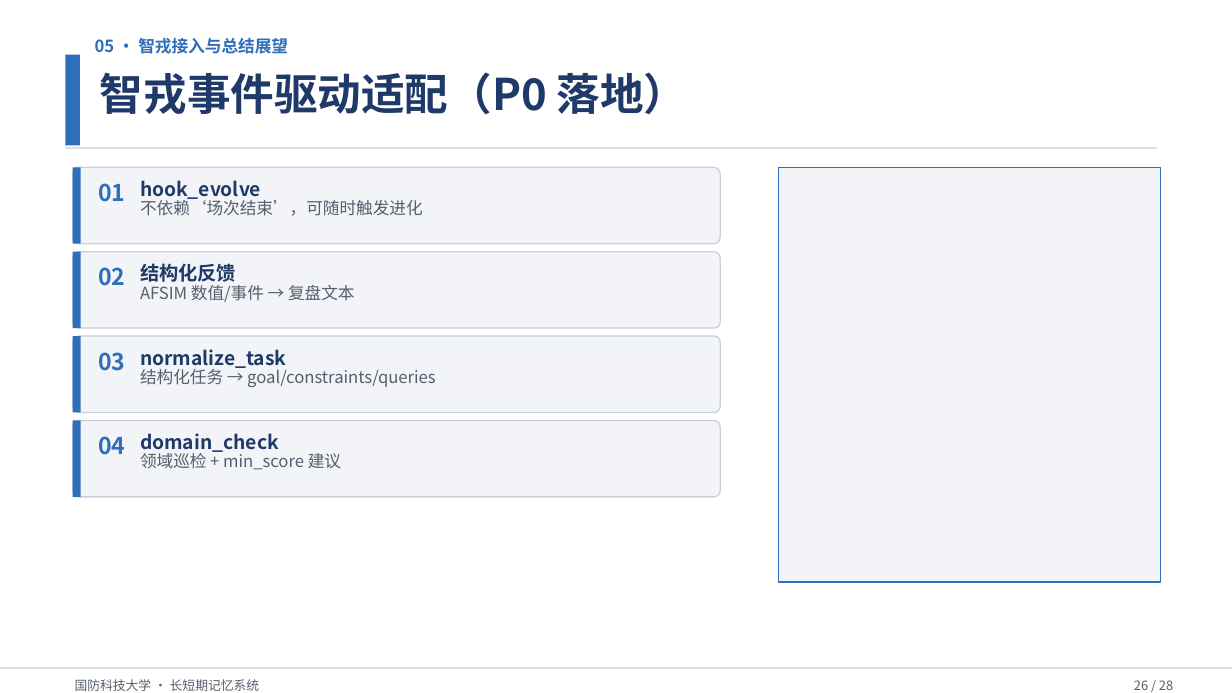
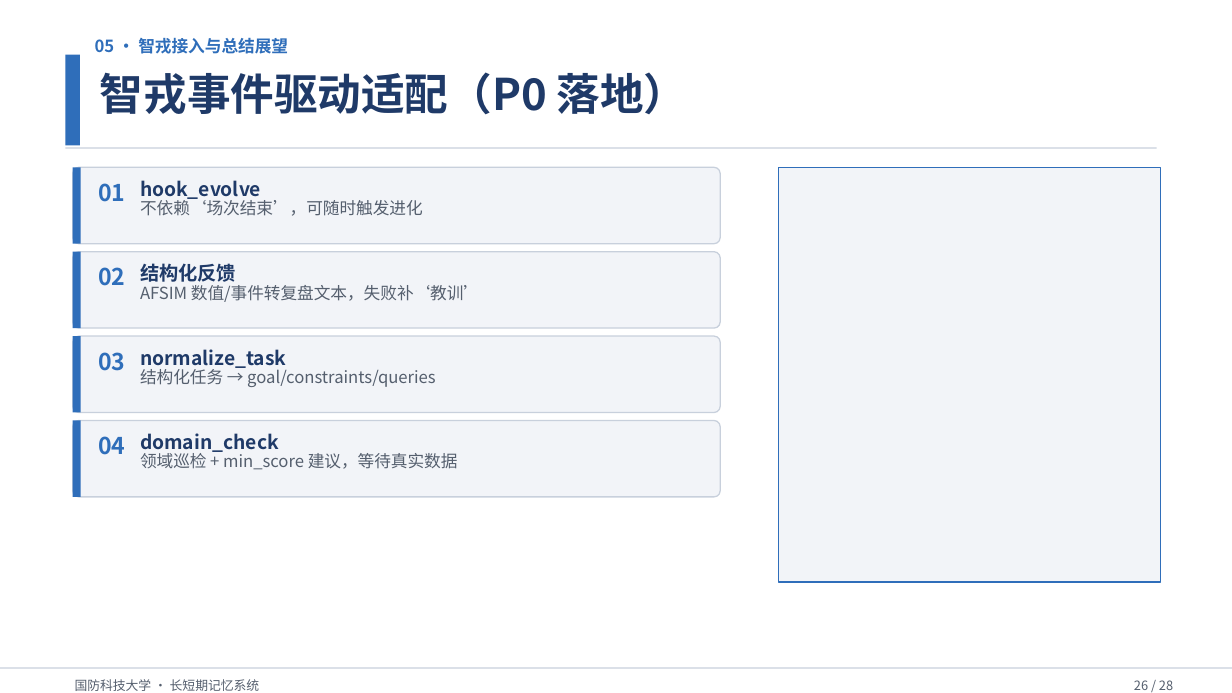
Before and after one commit to Outer-nebula-observer/yz-03, a slide deck: slide 26 of 汇报PPT/最终汇报成果.pptx. Drawn at 1232x693 pixels with LibreOffice and Linux fonts; fonts in the diff are those of the drawing. Boxes give left, top, right and bottom in pixels: in the first picture for what was removed or moved away, otherwise in the second. Text is boxed around its words. In the diff, an @@ line names an element or a change of style, - is before the commit and + after.

```diff
--- a/汇报PPT/最终汇报成果.pptx
+++ b/汇报PPT/最终汇报成果.pptx
@@ text at (x1=140, y1=285, x2=480, y2=302): text changed @@
-AFSIM 数值/事件 → 复盘文本
+AFSIM 数值/事件转复盘文本，失败补‘教训’
@@ text at (x1=140, y1=453, x2=458, y2=470): text changed @@
-领域巡检 + min_score 建议
+领域巡检 + min_score 建议，等待真实数据
```
Also in this commit, not shown: 10 other slides changed, 2 other files.
